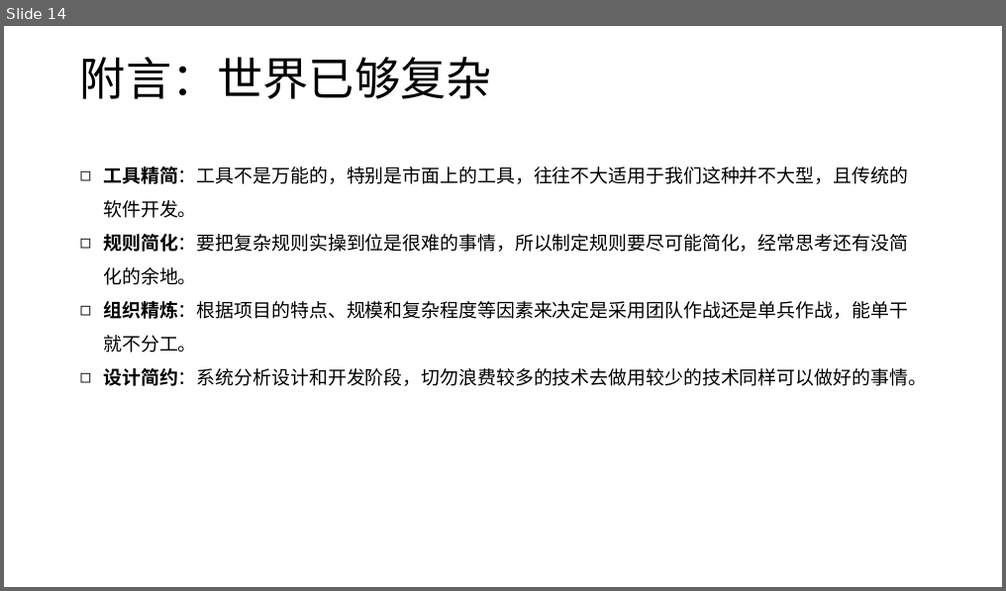
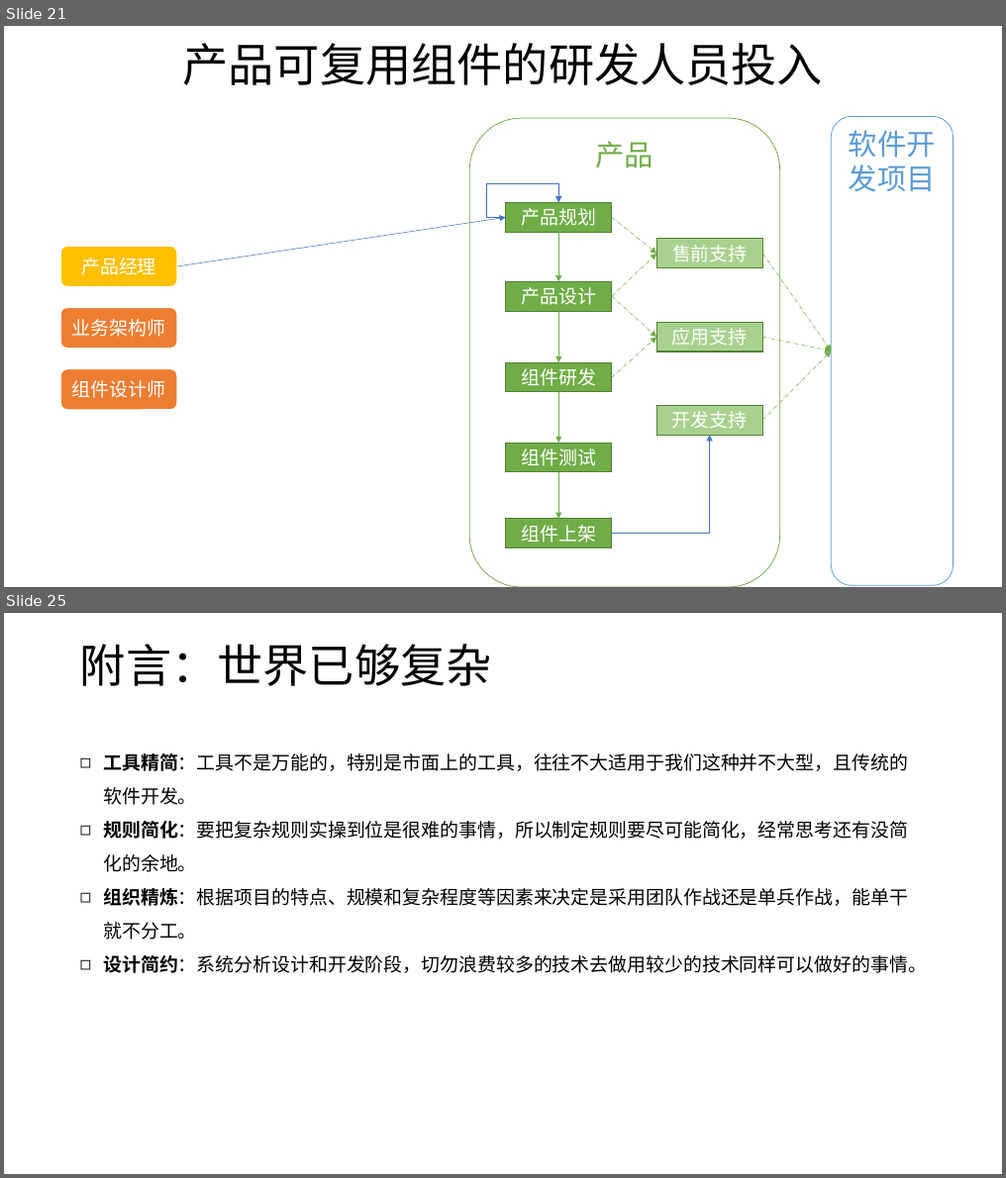
Before and after one commit to phenixiii/software-engineering-technology, a slide deck: ISO/作业指导书/00软件实现和服务提供作业指导书.pptx. Shown one above the other, each under a label of ours: slide 14 before the commit, slides 21 and 25 after it; the slides between them are not shown. The pictures are 1006x591 and 1006x1178 pixels, drawn with LibreOffice and Linux fonts; fonts in the diff are those of the drawing. Boxes give left, top, right and bottom in pixels: in the first picture for what was removed or moved away, otherwise in the second. Text is boxed around its words. In the diff, an @@ line names an element or a change of style, - is before the commit and + after.

```diff
--- a/ISO/作业指导书/00软件实现和服务提供作业指导书.pptx
+++ b/ISO/作业指导书/00软件实现和服务提供作业指导书.pptx
@@ slide 21 added at [4, 26, 1002, 587], background #FFFFFF @@
@@ title added at [182, 43, 823, 85], 44 pt, text #000000 @@
+产品可复用组件的研发人员投入
@@ rounded rectangle added at [469, 118, 780, 587], outline #70AD47 0.75 pt, 28 pt, text #70AD47 @@
+产品
@@ rounded rectangle added at [832, 116, 953, 586], outline #5B9BD5 0.75 pt, 28 pt, text #5B9BD5 @@
+软件开发项目
@@ elbow arrow added from (506, 218) to (558, 202), #4472C4 0.5 pt @@
@@ rectangle added at [506, 202, 612, 232], fill #70AD47, outline #538035 1 pt, 18 pt, text #FFFFFF @@
+产品规划
@@ arrow added from (177, 267) to (506, 218), #4472C4 0.5 pt @@
@@ arrow added from (558, 232) to (558, 282), #70AD47 0.5 pt @@
@@ arrow added from (612, 218) to (656, 254), #70AD47 0.5 pt dashed @@
@@ rounded rectangle added at [60, 246, 177, 287], fill #FFC000, outline #FFFFFF 1.5 pt, 18 pt, text #FFFFFF @@
+产品经理
@@ arrow added from (612, 296) to (656, 254), #70AD47 0.5 pt dashed @@
@@ rectangle added at [656, 239, 763, 268], fill #A9D18E, outline #538035 1 pt, 18 pt, text #FFFFFF @@
+售前支持
@@ arrow added from (763, 254) to (832, 351), #70AD47 0.5 pt dashed @@
@@ line added from (119, 287) to (119, 307), #FFFFFF 1.5 pt @@
@@ rectangle added at [506, 282, 612, 311], fill #70AD47, outline #538035 1 pt, 18 pt, text #FFFFFF @@
+产品设计
@@ rounded rectangle added at [60, 307, 177, 349], fill #ED7D31, outline #FFFFFF 1.5 pt, 18 pt, text #FFFFFF @@
+业务架构师
@@ arrow added from (558, 311) to (558, 363), #70AD47 0.5 pt @@
@@ arrow added from (612, 296) to (656, 338), #70AD47 0.5 pt dashed @@
@@ rectangle added at [656, 322, 763, 352], fill #A9D18E, outline #538035 1 pt, 18 pt, text #FFFFFF @@
+应用支持
@@ line added from (119, 349) to (119, 369), #FFFFFF 1.5 pt @@
@@ arrow added from (612, 377) to (656, 338), #70AD47 0.5 pt dashed @@
@@ arrow added from (763, 338) to (832, 351), #70AD47 0.5 pt dashed @@
@@ arrow added from (763, 421) to (832, 351), #70AD47 0.5 pt dashed @@
@@ rounded rectangle added at [60, 369, 177, 410], fill #ED7D31, outline #FFFFFF 1.5 pt, 18 pt, text #FFFFFF @@
+组件设计师
@@ rectangle added at [506, 363, 612, 392], fill #70AD47, outline #538035 1 pt, 18 pt, text #FFFFFF @@
+组件研发
@@ arrow added from (558, 392) to (558, 443), #70AD47 0.5 pt @@
@@ rectangle added at [656, 405, 763, 435], fill #A9D18E, outline #538035 1 pt, 18 pt, text #FFFFFF @@
+开发支持
@@ elbow arrow added from (612, 534) to (710, 436), #4472C4 0.5 pt @@
@@ rectangle added at [506, 443, 612, 472], fill #70AD47, outline #538035 1 pt, 18 pt, text #FFFFFF @@
+组件测试
@@ arrow added from (558, 472) to (558, 519), #70AD47 0.5 pt @@
@@ rectangle added at [506, 519, 612, 549], fill #70AD47, outline #538035 1 pt, 18 pt, text #FFFFFF @@
+组件上架
@@ what was slide 14 is now slide 25 @@
```
Also in this commit, not shown: 12 slides changed, 10 other slides added, 2 other files.
